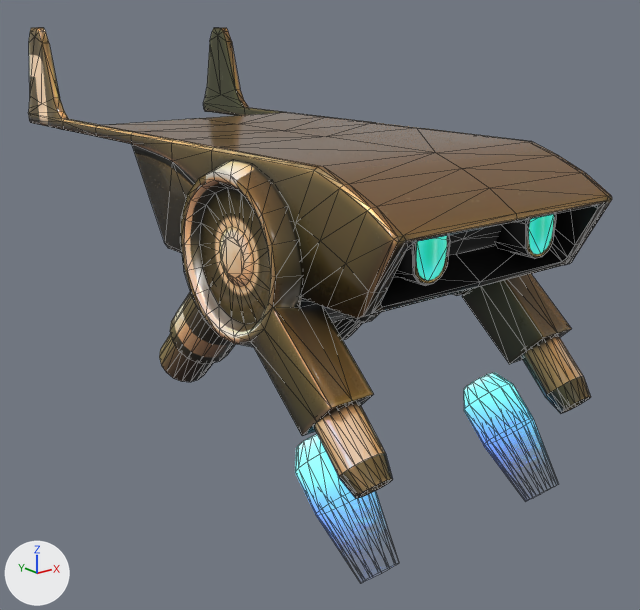
Before and after pictures for a commit that changed the glTF model docs/models/drone.gltf.
The view is the same before and after, from a camera (50 mm lens) standing at (-0.359, -0.448, 0.115) and looking at (0.019, 0.024, -0.074). The axes (+X, +Y, +Z) are drawn at lower left. The lights are the same throughout. Mesh edges are drawn as thin lines. Where no turn or scale is listed for an object, it has been applied to the vertices. Vertices at the same position are counted once.

In view in the first picture: 'Box001_Material #4_0', 'Object002_Material #5_0'.
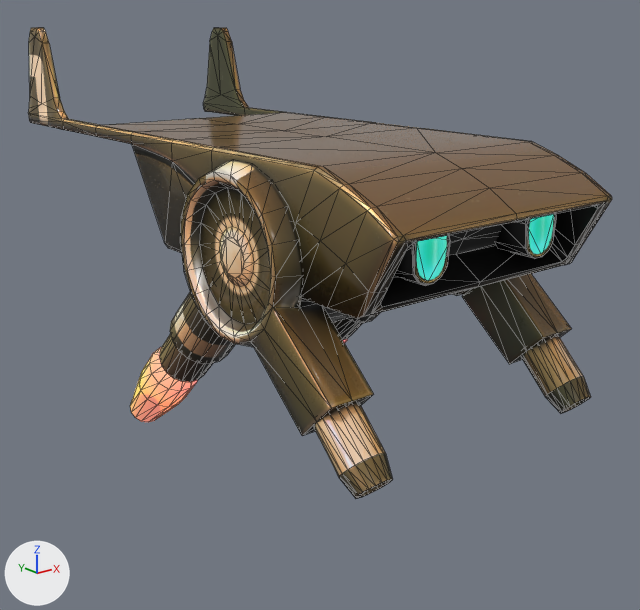
Where the newer file only moved an object's origin or applied its transform, the numbers keep the older frame.

What changed in the scene script:
```text
Change mat_material_5:
    where n2 = _N.new('ShaderNodeTexImage'); n2.name = 'Image Texture'
    n2.image: img_material_5_emissive -> img_material_4_emissive
    where n4 = _N.new('ShaderNodeTexImage'); n4.name = 'Image Texture.001'
    n4.image: img_material_5_basecolor -> img_material_4_basecolor
Change me_object002_material__5_0:
    where me_object002_material__5_0.from_pydata(...)  # 112 vertices, 192 faces; spans x -0.089..0.089, y -0.159..-0.085, z -0.225..-0.149
    used by ob_object002_material__5_0; location = (0.0, 0.011, 0.0459)
    me_object002_material__5_0 part 1: the whole mesh is turned 90 degrees about the x axis through its middle, then moved by (0.0, 0.21, 0.005)
```

Boxes [x1, y1, x2, y2] around the edits, measured in the pictures (640 x 610 px):
'Object002_Material #5_0', surface changed, mesh turned
    before: [295, 373, 534, 521]
    after: [130, 339, 347, 422]
